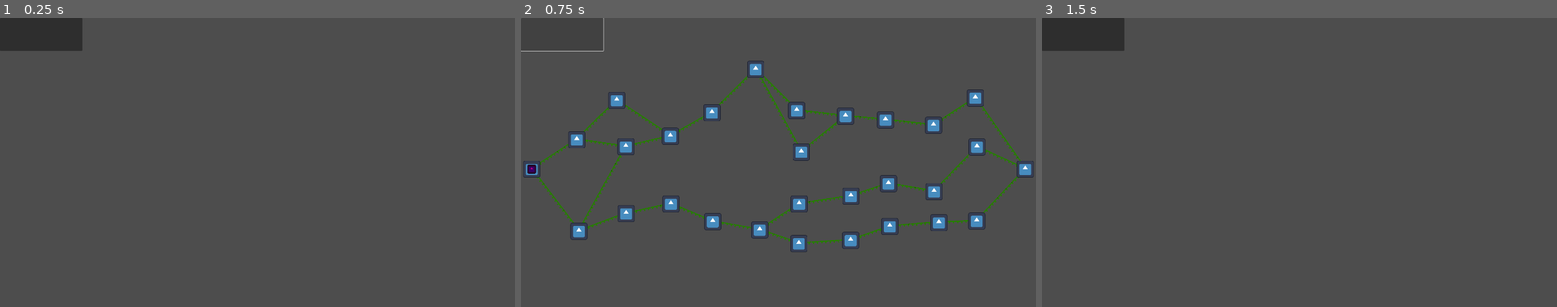
Above: before the commit, frames 1-3 (left to right).
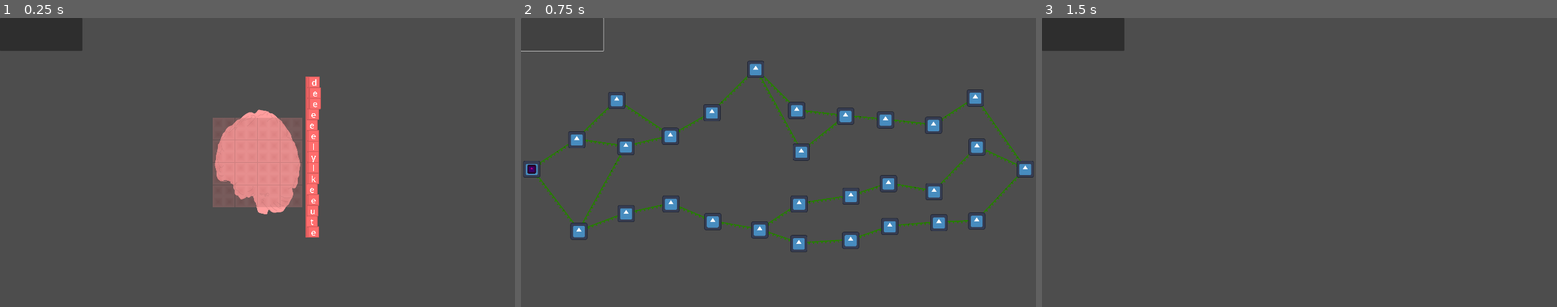
Above: after the commit, the same moments.

Repository: hulien22/ldjam54
Game: Godot game, scene res://scenes/main.tscn
Same seed, same stepped clock (60 frames per second), same inputs: the game is played once before the commit and once after it. The engine's default icon, where the game draws it, is replaced by a stand-in: a white triangle on a blue panel in a dark square.
Inputs (mouse positions are in pixels of both pictures, inside the frame that each line leads up to):
- Up to frame 1 (0.25 s): no input
- Up to frame 2 (0.75 s): click (562, 35) at 0.5 s
- Up to frame 3 (1.5 s): click (1098, 139) at 1.27 s

The runs differ from the first frame. In frame 1, 7.0% of the frame differs, in the area x 41-63%, y 20-76%; in frame 2, nothing differs; in frame 3, nothing differs.

Commit message:
use brain in main as game state

Diff:
--- a/scenes/main.tscn
+++ b/scenes/main.tscn
@@ -9,6 +9,7 @@
 [ext_resource type="PackedScene" uid="uid://ryagmgt1vqsb" path="res://scenes/upgrade.tscn" id="7_l25g6"]
 [ext_resource type="PackedScene" uid="uid://bd8ck0os5fgp" path="res://scenes/forge.tscn" id="8_3set1"]
 [ext_resource type="PackedScene" uid="uid://c2t66apu50q7i" path="res://scenes/AudioPlayer.tscn" id="9_d1na7"]
+[ext_resource type="PackedScene" uid="uid://bcagiv8ky6l6c" path="res://scenes/Brain.tscn" id="10_m2vja"]
 
 [node name="main" type="Node2D"]
 script = ExtResource("1_iij1i")
@@ -26,4 +27,8 @@
 
 [node name="AudioPlayer" parent="." instance=ExtResource("9_d1na7")]
 
+[node name="Brain" parent="." instance=ExtResource("10_m2vja")]
+z_index = 50
+z_as_relative = false
+
 [connection signal="pressed" from="Button" to="." method="_on_button_pressed"]
--- a/scripts/Brain.gd
+++ b/scripts/Brain.gd
@@ -16,7 +16,6 @@
 
 # the list of word tiles present, can be on or off the grid
 var word_tiles: Array = []
-
 
 func _ready():
 	print("test")
@@ -45,13 +44,6 @@
 			#tiles.append(tile)
 			#add_child(tile)
 
-	# game control should probably call these instead
-	spawn_new_word("I", Vector2(200,10));
-	spawn_new_word("BECAUSE", Vector2(200,20));
-	spawn_new_word("LIKE", Vector2(200,30));
-	spawn_new_word("TEST", Vector2(200,40));
-	spawn_new_word("TASTY", Vector2(200,50));
-
 	render()
 
 func render_grid():
@@ -64,7 +56,7 @@
 	var max_row = 0;
 	var max_col = 0;
 
-	var debug_string = "";
+#	var debug_string = "";
 	for row in size.y:
 		for col in size.x:
 			grid[row][col].visible = false;
@@ -85,12 +77,12 @@
 				min_col = min(min_col, col);
 				max_row = max(max_row, row);
 				max_col = max(max_col, col);
-				debug_string += "O ";
-			else:
-				debug_string += "X ";
-		debug_string +="\n";
-
-	print_debug(debug_string);
+#				debug_string += "O ";
+#			else:
+#				debug_string += "X ";
+#		debug_string +="\n";
+
+#	print_debug(debug_string);
 	# Center the grid such that the center nodes are closest to 0,0
 	var grid_width = (max_col - min_col) * get_tile_width();
 	var grid_height = (max_row - min_row) * get_tile_width();
@@ -148,6 +140,7 @@
 				word_tile.set_state(Global.TileState.VIEW_ONLY);
 			cleanup_abandoned_word_tiles()
 			pass
+	render()
 
 func _on_tile_clicked(gridPosn:Vector2):
 	print(gridPosn)
@@ -241,5 +234,6 @@
 	#loop backwards to deal with deletion issues
 	for i in range(word_tiles.size() - 1, -1, -1):
 		if (!word_tiles[i].on_grid()):
+			print_debug("Deleting word tile ", word_tiles[i].word);
 			word_tiles[i].queue_free();
 			word_tiles.remove_at(i);
--- a/scripts/combat.gd
+++ b/scripts/combat.gd
@@ -14,6 +14,9 @@
 var description_: String = "You encounter a farmer who seems to be pondering something.";
 var prompt_: String;
 var result_scores: Array;
+
+signal start_combat_phase(global_posn:Vector2);
+signal end_combat_phase();
 
 func init(difficulty: int):
 	difficulty_ = difficulty;
@@ -47,12 +50,15 @@
 			$PickSideBox.hide();
 			$ConstructArgBox/Label.text = prompt_;
 			#show brain with words
+			var brain_posn = $ConstructArgBox.global_position + Vector2(553, 397);
+			emit_signal("start_combat_phase", brain_posn);
 			#enable clicking words
 #			$ConstructArgBox/Brain.set_click_only()
 			$ConstructArgBox/Button.pressed.connect(self._submit_debate);
 			$ConstructArgBox.show();
 		COMBAT_PHASE.JUDGING:
 			$ConstructArgBox.hide();
+			emit_signal("end_combat_phase");
 			$JudgingBox/AnimationPlayer.play("wait_for_judging");
 			$JudgingBox.show();
 		COMBAT_PHASE.RESULTS:
--- a/scripts/main.gd
+++ b/scripts/main.gd
@@ -12,11 +12,26 @@
 var current_node
 
 func _ready():
+	show_brain(false);
 	map = map_scene.instantiate()
 	map.connect("moved_to_location", _on_moved_to_location)
+	show_first_level()
+
+func show_first_level():
+	move_brain(get_viewport_rect().size / 2);
+	$Brain.set_state(Global.BrainState.ADDING_NEW_WORDS);
+	# game control should probably call these instead
+	for i in 15:
+		# TODO don't spawn words too long to start with
+		# maybe force a certain set of starting words?
+		$Brain.spawn_new_word(Global.get_word(), Vector2(200,40 * i - 300));
+	show_brain();
+
+
 
 func _on_button_pressed():
 	remove_child(current_node)
+	show_brain(false);
 	add_child(map)
 
 func _on_moved_to_location(location: Location):
@@ -24,16 +39,45 @@
 	match location.location_type:
 		Location.LOCATION.COMBAT:
 			node = combat_scene.instantiate()
+			node.connect("start_combat_phase", _start_combat_phase);
+			node.connect("end_combat_phase", _end_combat_phase);
+			show_brain(false);
 		Location.LOCATION.BOSS:
 			node = boss_scene.instantiate()
+			show_brain(false);
 		Location.LOCATION.LIBRARY:
 			node = library_scene.instantiate()
+			show_brain(false);
 		Location.LOCATION.ORACLE:
 			node = oracle_scene.instantiate()
+			show_brain(false);
 		Location.LOCATION.UPGRADE:
 			node = upgrade_scene.instantiate()
+			show_brain(false);
 		Location.LOCATION.FORGE:
 			node = forge_scene.instantiate()
+			show_brain(false);
 	add_child(node)
 	current_node = node
 	remove_child(map)
+
+func move_brain(global_posn:Vector2):
+	$Brain.global_position = global_posn;
+
+#func scale_brain(s:float):
+#	$Brain.scale = s;
+
+func show_brain(show: bool = true):
+	$Brain.visible = show;
+
+func _start_combat_phase(global_posn:Vector2):
+	# set the brain to the correct phase
+	$Brain.set_state(Global.BrainState.COMBAT);
+	# move the brain to correct position
+	move_brain(global_posn);
+	show_brain(true);
+
+func _end_combat_phase():
+	# just hide the brain
+	show_brain(false);
+	# TODO reset the words that were selected? need another phase?
Not shown: 1 places in scenes/main.tscn that only renumber resources
